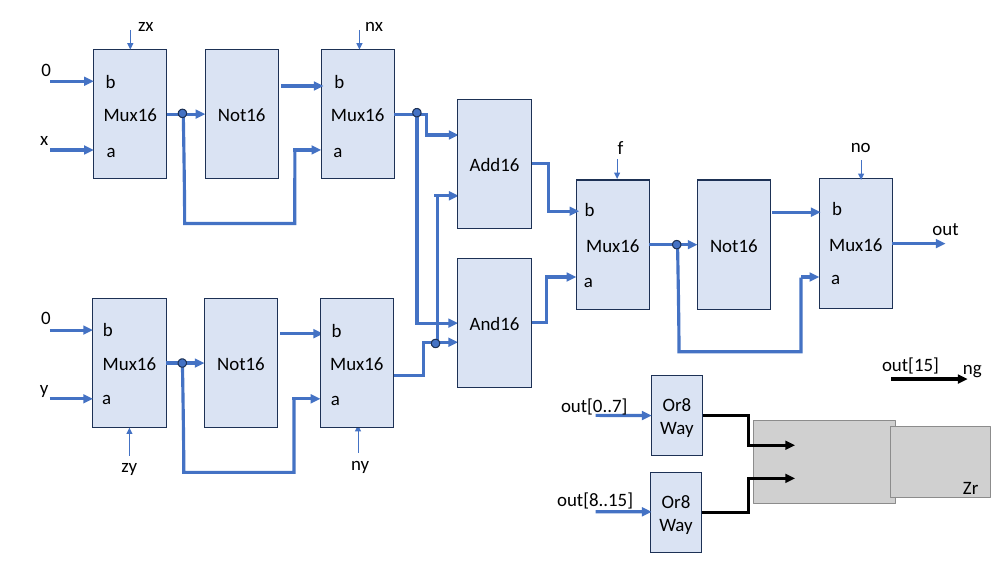
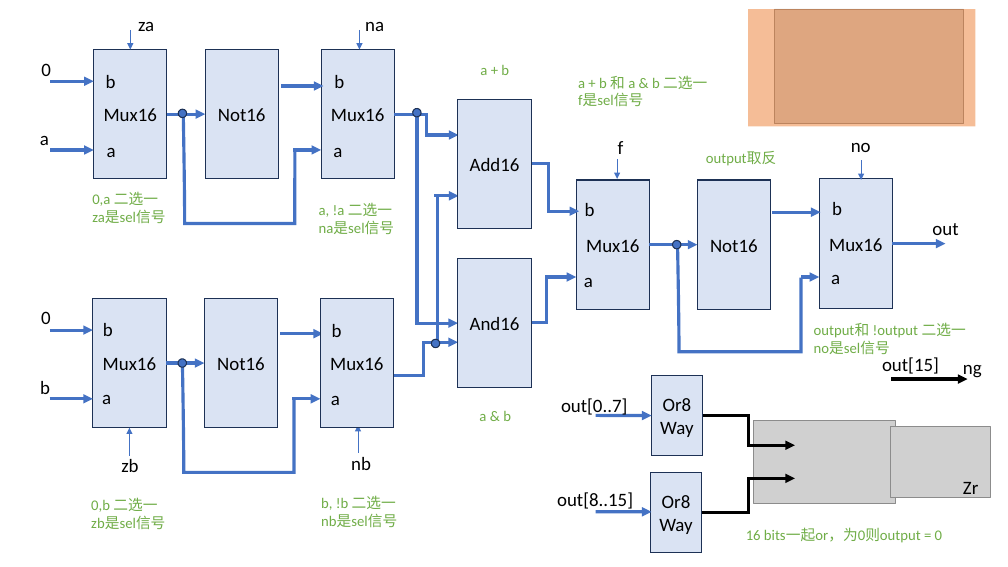
Before and after one commit to vcboy1/Leeds, a slide deck: slide 3 of 26fall/1860/Lecture/Week1.7/Lec 1.7.2 Sequential logic.pptx (slide 4 before the commit). Drawn at 1008x567 pixels with LibreOffice and Linux fonts; fonts in the diff are those of the drawing; grey boxes stand for pictures. Boxes give left, top, right and bottom in pixels: in the first picture for what was removed or moved away, otherwise in the second. Text is boxed around its words. In the diff, an @@ line names an element or a change of style, - is before the commit and + after.

```diff
--- a/26fall/1860/Lecture/Week1.7/Lec 1.7.2 Sequential logic.pptx
+++ b/26fall/1860/Lecture/Week1.7/Lec 1.7.2 Sequential logic.pptx
@@ text at (138, 22, 154, 31): text changed @@
-zx
+za
@@ text at (365, 22, 384, 31): text changed @@
-nx
+na
@@ rectangle added at (749, 9, 976, 126), fill #ED7D31 at 50% opacity @@
@@ picture added at (774, 9, 963, 124) @@
@@ text added at (480, 65, 509, 75), 14 pt, text #70AD47 @@
+a + b
@@ text added at (578, 76, 707, 106), 14 pt, text #70AD47 @@
+a + b 和 a & b 二选一
+f是sel信号
@@ text at (40, 136, 49, 145): text changed @@
-x
+a
@@ text added at (706, 151, 776, 166), 14 pt, text #70AD47 @@
+output取反
@@ text added at (92, 192, 165, 223), 14 pt, text #70AD47 @@
+0,a 二选一
+za是sel信号
@@ text added at (319, 203, 394, 234), 14 pt, text #70AD47 @@
+a, !a 二选一
+na是sel信号
@@ text added at (814, 322, 966, 354), 14 pt, text #70AD47 @@
+output和 !output 二选一
+no是sel信号
@@ text at (40, 381, 50, 394): text changed @@
-y
+b
@@ text added at (479, 411, 511, 421), 14 pt, text #70AD47 @@
+a & b
@@ text at (121, 459, 138, 472): text changed @@
-zy
+zb
@@ text at (351, 457, 371, 470): text changed @@
-ny
+nb
@@ text added at (91, 497, 165, 529), 14 pt, text #70AD47 @@
+0,b 二选一
+zb是sel信号
@@ text added at (321, 495, 397, 527), 14 pt, text #70AD47 @@
+b, !b 二选一
+nb是sel信号
@@ text added at (746, 527, 942, 543), 14 pt, text #70AD47 @@
+16 bits一起or，为0则output = 0
```
Also in this commit, not shown: 22 other slides changed, 1 slide removed, 10 other files.
